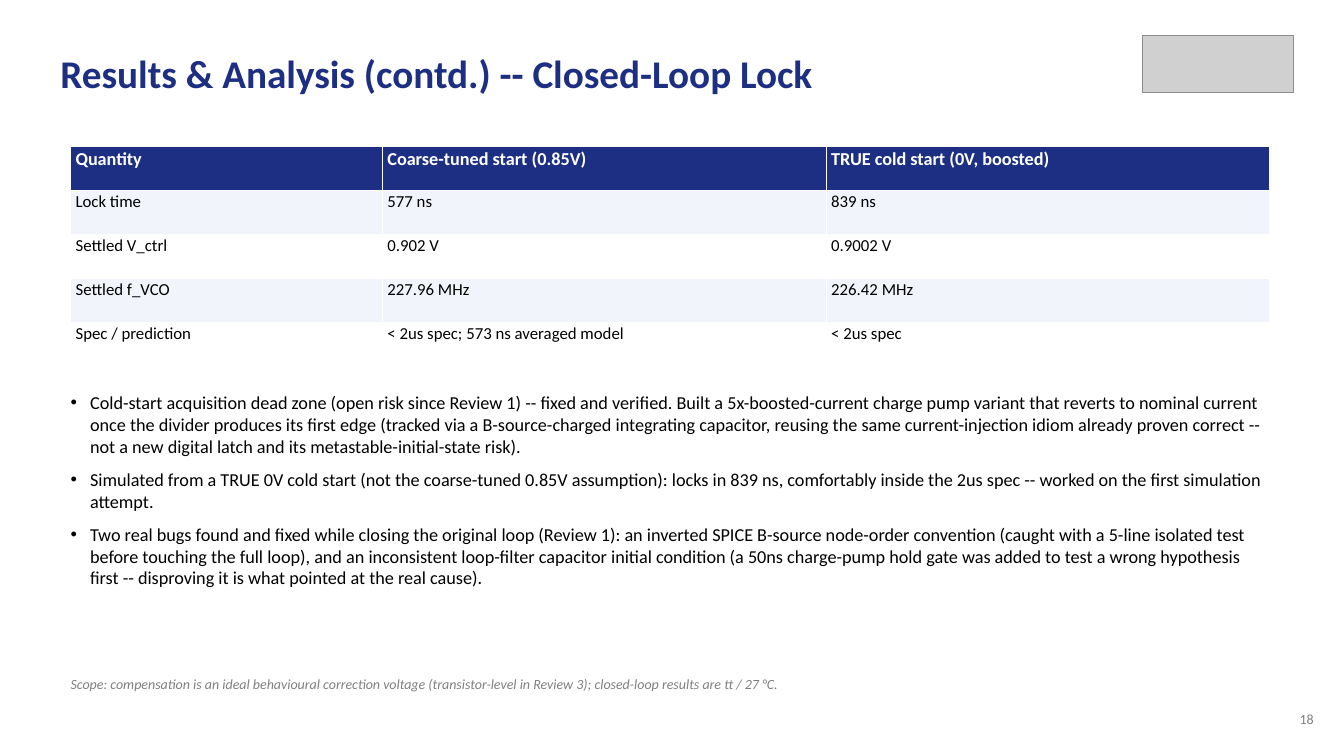
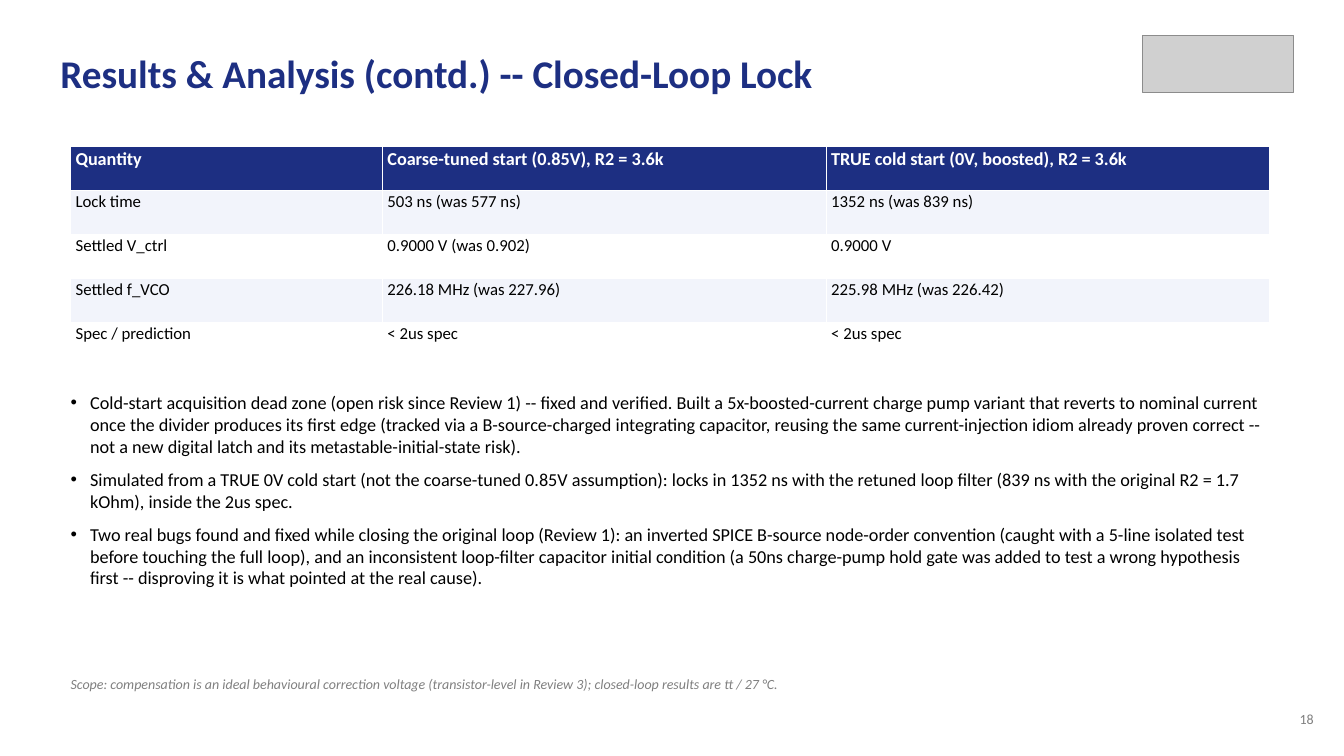
Before and after one commit to pocopepe/visualizer, a slide deck: slide 18 of Design_of_a_Frequency_Synthesiser_Review-2.pptx. Drawn at 1344x756 pixels with LibreOffice and Linux fonts; fonts in the diff are those of the drawing; grey boxes stand for pictures. Boxes give left, top, right and bottom in pixels: in the first picture for what was removed or moved away, otherwise in the second. Text is boxed around its words. In the diff, an @@ line names an element or a change of style, - is before the commit and + after.

```diff
--- a/Design_of_a_Frequency_Synthesiser_Review-2.pptx
+++ b/Design_of_a_Frequency_Synthesiser_Review-2.pptx
@@ table at (71,146,1269,367) @@
-row 1, column 2: Coarse-tuned start (0.85V)
+row 1, column 2: Coarse-tuned start (0.85V), R2 = 3.6k
-row 1, column 3: TRUE cold start (0V, boosted)
+row 1, column 3: TRUE cold start (0V, boosted), R2 = 3.6k
-row 2, column 2: 577 ns
+row 2, column 2: 503 ns (was 577 ns)
-row 2, column 3: 839 ns
+row 2, column 3: 1352 ns (was 839 ns)
-row 3, column 2: 0.902 V
+row 3, column 2: 0.9000 V (was 0.902)
-row 3, column 3: 0.9002 V
+row 3, column 3: 0.9000 V
-row 4, column 2: 227.96 MHz
+row 4, column 2: 226.18 MHz (was 227.96)
-row 4, column 3: 226.42 MHz
+row 4, column 3: 225.98 MHz (was 226.42)
-row 5, column 2: < 2us spec; 573 ns averaged model
+row 5, column 2: < 2us spec
@@ text at (90,473,1239,511): text changed @@
-• Simulated from a TRUE 0V cold start (not the coarse-tuned 0.85V assumption): locks in 839 ns, comfortably inside the 2us spec -- worked on the first simulation attempt.
+• Simulated from a TRUE 0V cold start (not the coarse-tuned 0.85V assumption): locks in 1352 ns with the retuned loop filter (839 ns with the original R2 = 1.7 kOhm), inside the 2us spec.
```
Also in this commit, not shown: 13 other slides changed, 1 slide added, 56 other files.
